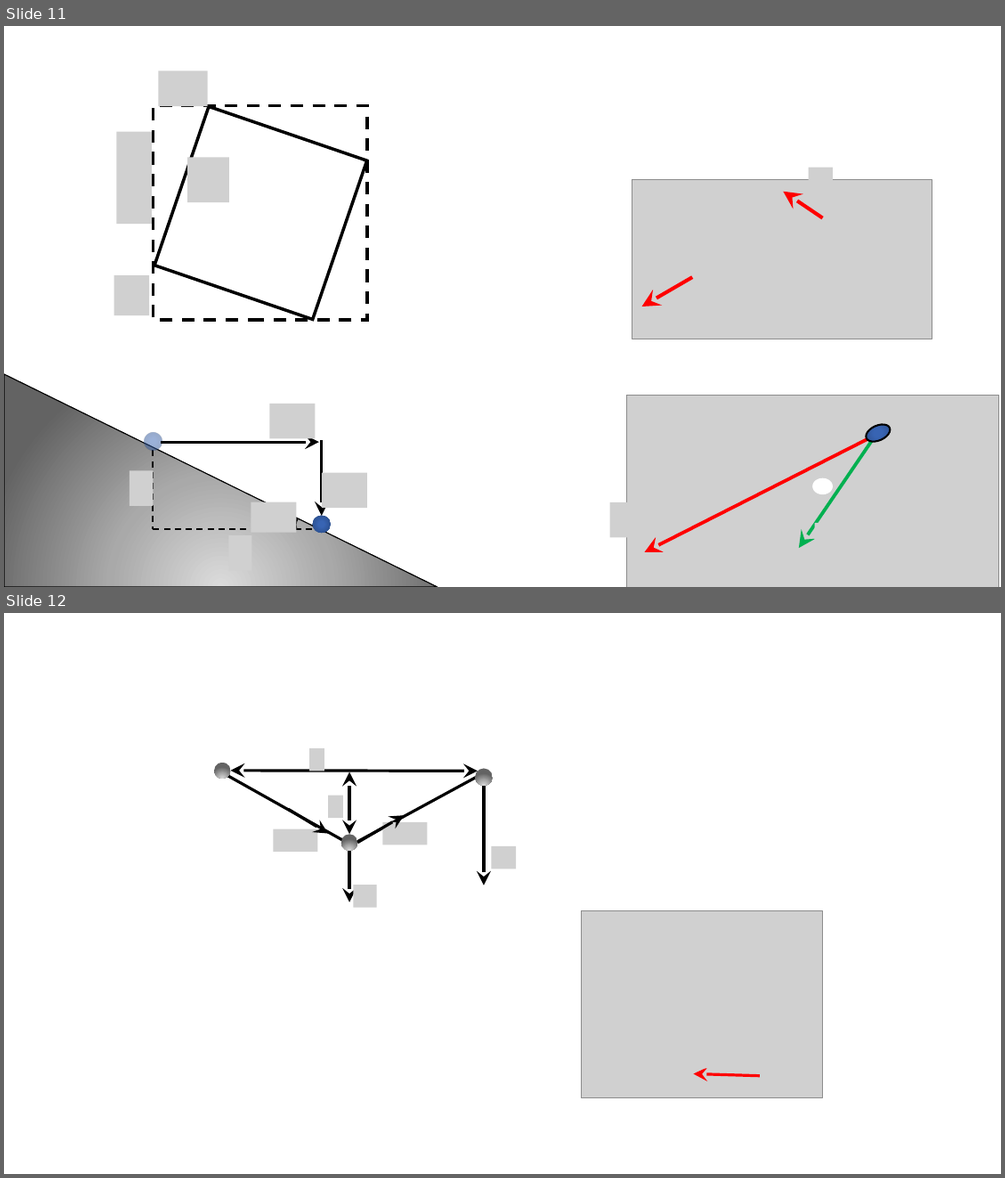
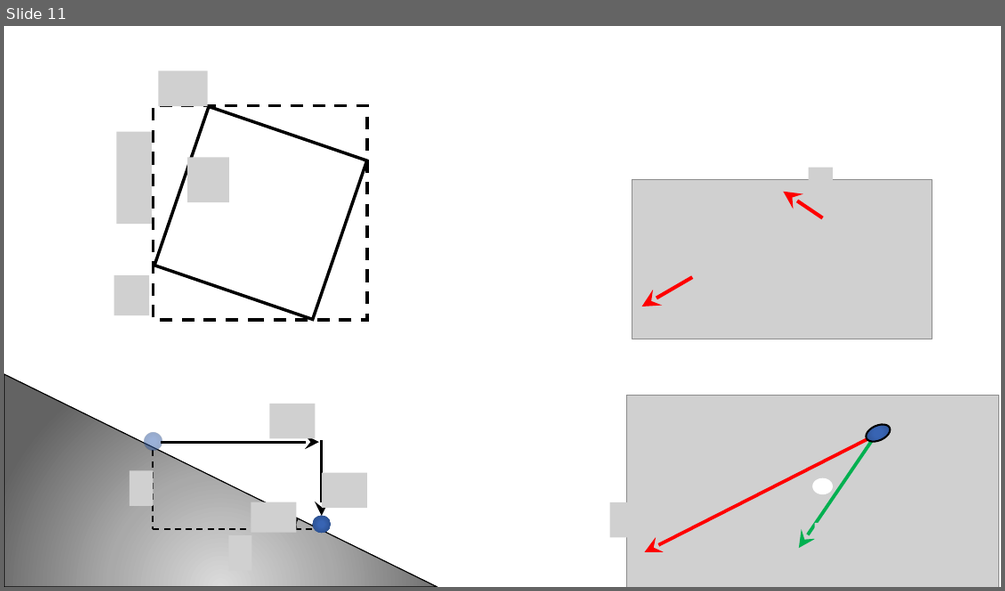
Before and after one commit to savchenko-physics/savchenko-physics.github.io, a slide deck: volunteer/Drawings.pptx. Shown one above the other, each under a label of ours: slides 11 and 12 before the commit, slide 11 after it. The pictures are 1005x1178 and 1005x591 pixels, drawn with LibreOffice and Linux fonts; fonts in the diff are those of the drawing; grey boxes stand for pictures. Boxes give left, top, right and bottom in pixels: in the first picture for what was removed or moved away, otherwise in the second. Text is boxed around its words. In the diff, an @@ line names an element or a change of style, - is before the commit and + after.

```diff
--- a/volunteer/Drawings.pptx
+++ b/volunteer/Drawings.pptx
@@ slide 12 removed at bbox=[4, 613, 1001, 1174], background #FFFFFF @@
@@ ellipse removed at bbox=[214, 763, 231, 779] @@
@@ line removed from (218, 770) to (349, 844) @@
@@ double arrow removed from (231, 771) to (477, 771) @@
@@ picture removed at bbox=[310, 748, 324, 771] @@
@@ double arrow removed from (349, 835) to (349, 772) @@
@@ ellipse removed at bbox=[475, 769, 493, 786] @@
@@ picture removed at bbox=[328, 795, 343, 818] @@
@@ line removed from (477, 777) to (353, 844) @@
@@ arrow removed from (484, 783) to (484, 885) @@
@@ arrow removed from (288, 809) to (328, 834) @@
@@ arrow removed from (357, 843) to (404, 816) @@
@@ picture removed at bbox=[382, 822, 428, 844] @@
@@ picture removed at bbox=[273, 829, 318, 852] @@
@@ ellipse removed at bbox=[341, 835, 357, 851] @@
@@ arrow removed from (349, 844) to (349, 902) @@
@@ picture removed at bbox=[492, 846, 517, 868] @@
@@ picture removed at bbox=[353, 884, 376, 907] @@
@@ picture removed at bbox=[582, 910, 823, 1097] @@
@@ picture removed at bbox=[609, 1004, 633, 1038] @@
@@ picture removed at bbox=[671, 1046, 694, 1080] @@
@@ picture removed at bbox=[702, 1046, 725, 1068] @@
@@ arrow removed from (760, 1076) to (694, 1074) @@
```
Also in this commit, not shown: 1 slide added, 11 other files.
